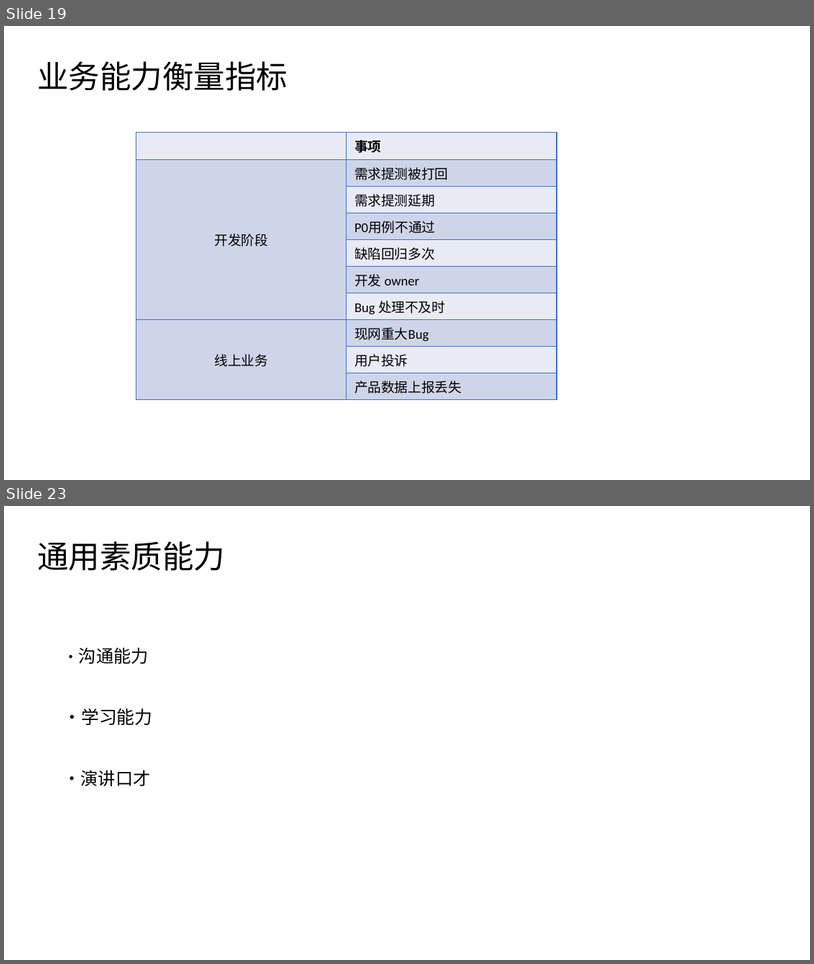
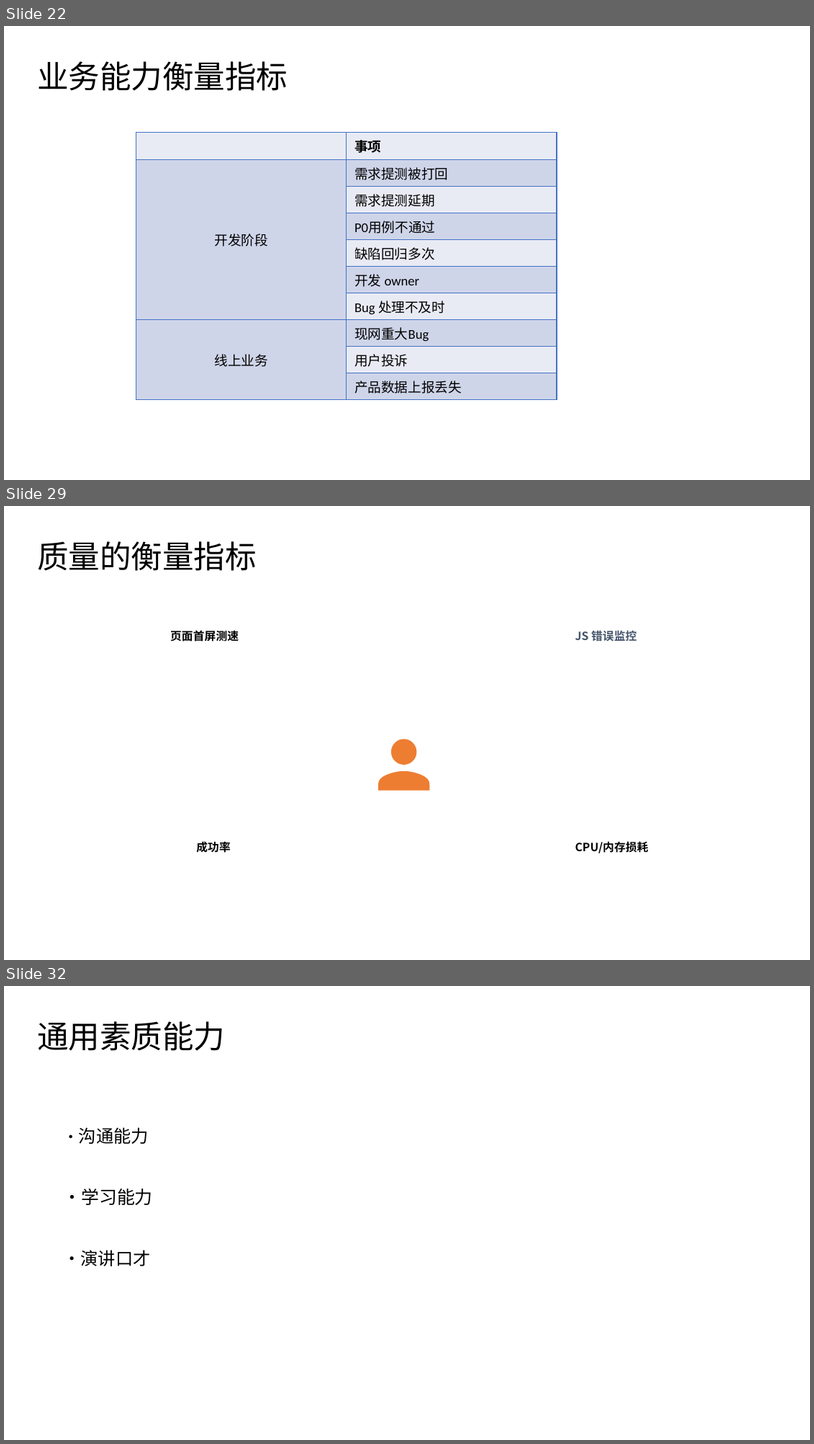
Before and after one commit to cpselvis/sharing, a slide deck: ppt/腾讯课堂Next公开课2019-3-7/《学习前端如何打造核心竞争力》 .pptx. Shown one above the other, each under a label of ours: slides 19 and 23 before the commit, slides 22, 29 and 32 after it; the slides between them are not shown. The pictures are 814x964 and 814x1444 pixels, drawn with LibreOffice and Linux fonts; fonts in the diff are those of the drawing; background and template pictures are left out. Boxes give left, top, right and bottom in pixels: in the first picture for what was removed or moved away, otherwise in the second. Text is boxed around its words. In the diff, an @@ line names an element or a change of style, - is before the commit and + after.

```diff
--- a/ppt/腾讯课堂Next公开课2019-3-7/《学习前端如何打造核心竞争力》 .pptx
+++ b/ppt/腾讯课堂Next公开课2019-3-7/《学习前端如何打造核心竞争力》 .pptx
@@ slide 29 added at bbox=[4, 506, 810, 960], background #FFFFFF @@
@@ text added at bbox=[37, 541, 257, 571], 28 pt, text #000000 @@
+质量的衡量指标
@@ group added at bbox=[170, 630, 649, 853]: 4 texts, 1 freeform shape @@
+JS 错误监控
+CPU/内存损耗
+页面首屏测速
+成功率
@@ what was slide 19 is now slide 22 @@
@@ what was slide 23 is now slide 32 @@
```
Also in this commit, not shown: 2 slides changed, 9 other slides added, 1 slide removed, 1 other file.
